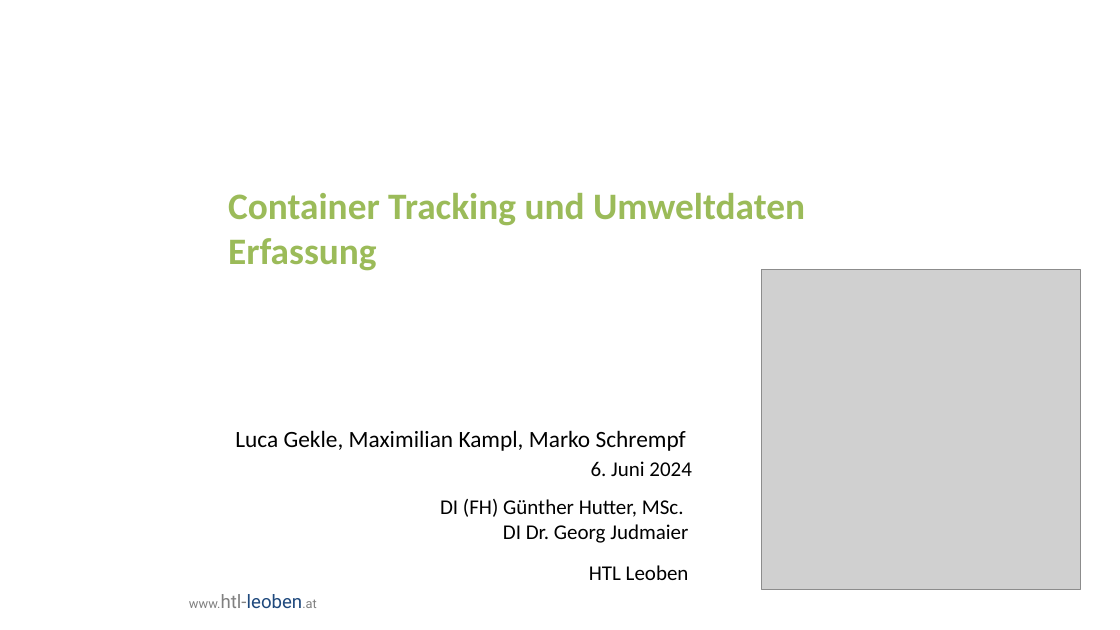
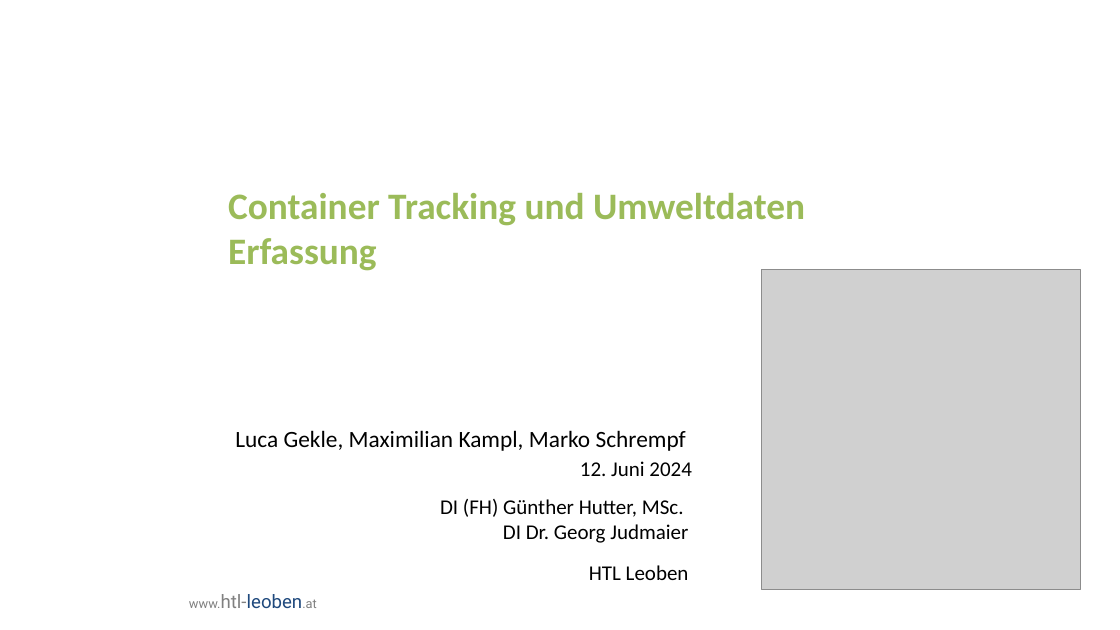
Before and after one commit to bitsneak/Contrude, a slide deck: slide 1 of Diplomarbeit/doc/Presentations/DA-Präsentation2024_Erstpräsentation.pptx. Drawn at 1120x630 pixels with LibreOffice and Linux fonts; fonts in the diff are those of the drawing; grey boxes stand for pictures; background and template pictures are left out. Boxes give left, top, right and bottom in pixels: in the first picture for what was removed or moved away, otherwise in the second. Text is boxed around its words. In the diff, an @@ line names an element or a change of style, - is before the commit and + after.

```diff
--- a/Diplomarbeit/doc/Presentations/DA-Präsentation2024_Erstpräsentation.pptx
+++ b/Diplomarbeit/doc/Presentations/DA-Präsentation2024_Erstpräsentation.pptx
@@ text at [580, 461, 692, 476]: text changed @@
-6. Juni 2024
+12. Juni 2024
```
Also in this commit, not shown: 2 other slides changed, 3 slides added, 1 other file.
